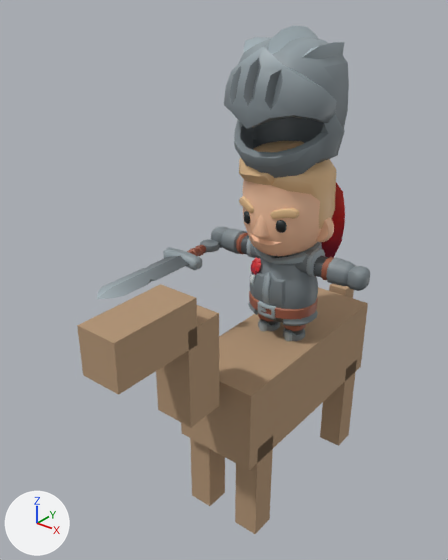
What one commit did to the glTF model csharp/Unciv.Godot/Packs/units/models/unit/Cavalry.glb.
Before and after are seen from a camera (50 mm lens) standing at (0.711, -1.112, 1.192) and looking at (-0.069, -0.138, 0.588). Every picture has the same lights, and +X, +Y and +Z are marked at lower left. The older version comes first. Where no turn or scale is listed for an object, it has been applied to the vertices. Vertices at exactly the same position are counted once.

In view in the first picture: '1H_Sword', 'HorseMesh', 'Knight_ArmLeft', 'Knight_ArmRight', 'Knight_Body', 'Knight_Cape', 'Knight_Head', 'Knight_Helmet', 'Knight_LegLeft', 'Knight_LegRight'.
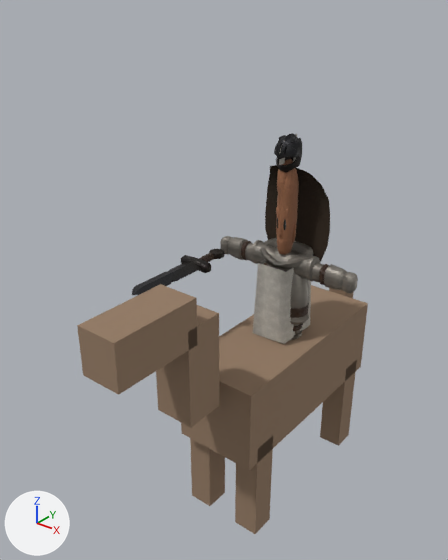
Patch to the scene script:
```diff
--- a/csharp/Unciv.Godot/Packs/units/models/unit/Cavalry.glb.py
+++ b/csharp/Unciv.Godot/Packs/units/models/unit/Cavalry.glb.py
@@ mat_horse @@
 mat_horse = principled_material('Horse')
-mat_horse.base_color = (0.45, 0.3, 0.18)  # beige #b39576
+mat_horse.base_color = (0.3, 0.2, 0.13)  # brown #957c65
 mat_horse.roughness = 1.0
@@ mat_teamcolor @@
 mat_teamcolor = bpy.data.materials.new('TeamColor')
-# nodes: BsdfPrincipled, OutputMaterial, TexImage
-# uses the picture img_knight_texture
+# nodes: BsdfPrincipled, Mix, NormalMap, OutputMaterial, TexImage x2, VertexColor
+# uses the picture img_image_10
+# uses the picture img_image_11
@@ mat_fur @@
+mat_fur = bpy.data.materials.new('Fur')
+# uses the picture img_image_8
+# uses the picture img_image_9
@@ mat_iron @@
+mat_iron = bpy.data.materials.new('Iron')
+# uses the picture img_image_4
+# uses the picture img_image_5
@@ mat_leather @@
+mat_leather = bpy.data.materials.new('Leather')
+# uses the picture img_image_6
+# uses the picture img_image_7
@@ mat_wool @@
+mat_wool = bpy.data.materials.new('Wool')
+# uses the picture img_image_12
+# uses the picture img_image_13
@@ mat_bronze @@
+mat_bronze = bpy.data.materials.new('Bronze')
+# uses the picture img_image_2
+# uses the picture img_image_3
@@ mat_dark @@
+mat_dark = bpy.data.materials.new('Dark')
+mat_dark.use_nodes = True; mat_dark.node_tree.nodes.clear()
+_N = mat_dark.node_tree.nodes; _L = mat_dark.node_tree.links
+n0 = _N.new('ShaderNodeBsdfPrincipled'); n0.name = 'Principled BSDF'
+n0.inputs[2].default_value = 0.45  # 'Roughness'
+n1 = _N.new('ShaderNodeOutputMaterial'); n1.name = 'Material Output'
+n2 = _N.new('ShaderNodeVertexColor'); n2.name = 'Color Attribute'
+_L.new(n0.outputs[0], n1.inputs[0])  # 'BSDF' to 'Surface'
+_L.new(n2.outputs[0], n0.inputs[0])  # 'Color' to 'Base Color'
@@ mat_skin @@
+mat_skin = bpy.data.materials.new('Skin')
+# uses the picture img_image_0
+# uses the picture img_image_1
@@ me_cube_11839 @@
 me_cube_11839.from_pydata(...)  # 160 vertices, 300 faces; spans x -0.25..0.25, y -0.07..0.07, z -0.37..1.41
 # used by ob_1h_sword; location = (-0.191, -0.095, 0.607); rotation_euler = (1.571, 0.0, 0.0), in degrees (90, 0, 0); scale = (0.216, 0.216, 0.216)
+# me_cube_11839 part 1: 80 faces spanning x -0.05..0.05, y -0.05..0.05, z -0.14..0.14 switch from mat_teamcolor (picture img_knight_texture) to mat_leather
+# me_cube_11839 part 2: 220 faces spanning x -0.25..0.25, y -0.07..0.07, z -0.37..1.41 switch from mat_teamcolor (picture img_knight_texture) to mat_iron
@@ me_cube_124 @@
 me_cube_124.from_pydata(...)  # 253 vertices, 480 faces; spans x -0.569..0.569, y -0.711..0.542, z -0.105..1.251
 # used by ob_knight_helmet; location = (0.0, 0.0, 0.839); scale = (0.216, 0.216, 0.216)
+# me_cube_124 part 3: 480 faces spanning x -0.569..0.569, y -0.711..0.542, z -0.105..1.251 switch from mat_teamcolor (picture img_knight_texture) to mat_iron
@@ me_plane_004 @@
 me_plane_004.from_pydata(...)  # 56 vertices, 84 faces; spans x -0.485..0.485, y 0.044..0.386, z -1.122..0.02
 # used by ob_knight_cape; location = (0.0, 0.0, 0.839); scale = (0.216, 0.216, 0.216)
+# me_plane_004 part 4: 84 faces spanning x -0.485..0.485, y 0.044..0.386, z -1.122..0.02 switch from mat_teamcolor (picture img_knight_texture) to mat_fur
@@ ob_knight_armleft @@
-ob_knight_armleft = bpy.data.objects.new('Knight_ArmLeft', me_cube_125)
@@ ob_knight_armright @@
-ob_knight_armright = bpy.data.objects.new('Knight_ArmRight', me_cube_126)
@@ ob_knight_body @@
-ob_knight_body = bpy.data.objects.new('Knight_Body', me_prototypepete_body_020)
@@ ob_knight_head @@
-ob_knight_head = bpy.data.objects.new('Knight_Head', me_prototypepete_head_001)
@@ ob_knight_legleft @@
-ob_knight_legleft = bpy.data.objects.new('Knight_LegLeft', me_cube_128)
@@ ob_knight_legright @@
-ob_knight_legright = bpy.data.objects.new('Knight_LegRight', me_cube_127)
@@ ob_1h_sword @@
 ob_1h_sword = bpy.data.objects.new('1H_Sword', me_cube_11839)
-ob_1h_sword.location = (-0.191, -0.095, 0.607)
+ob_1h_sword.location = (-0.17, -0.082, 0.591)
 ob_1h_sword.rotation_euler = (1.571, 0.0, 0.0)  # degrees (90, 0, 0)
-ob_1h_sword.scale = (0.216, 0.216, 0.216)
+ob_1h_sword.scale = (0.171, 0.171, 0.171)
@@ ob_knight_helmet @@
 ob_knight_helmet = bpy.data.objects.new('Knight_Helmet', me_cube_124)
-ob_knight_helmet.location = (0.0, 0.0, 0.839)
-ob_knight_helmet.scale = (0.216, 0.216, 0.216)
+ob_knight_helmet.location = (0.0, 0.0, 0.826)
+ob_knight_helmet.scale = (0.0502, 0.0542, 0.0583)
@@ ob_knight_cape @@
 ob_knight_cape = bpy.data.objects.new('Knight_Cape', me_plane_004)
-ob_knight_cape.location = (0.0, 0.0, 0.839)
-ob_knight_cape.scale = (0.216, 0.216, 0.216)
+ob_knight_cape.location = (0.0, 0.0, 0.822)
+ob_knight_cape.scale = (0.181, 0.121, 0.201)
@@ ob_warrior @@
+ob_warrior = bpy.data.objects.new('Warrior', me_mesh_skinned)  # 2453 vertices, 4564 faces; spans x -0.184..0.184, y -0.06..0.059, z 0.0..0.514
+ob_warrior.location = (0.0, 0.0, 0.38)
```

Pixel boxes (x1, y1, x2, y2) of what changed, in the pictures (448 x 560 px):
'HorseMesh', recoloured (beige to brown)
    both: (77, 284, 368, 534)
'Knight_Helmet', surface changed, moved, rescaled (77% narrower, 74% shorter)
    before: (224, 26, 349, 178)
    after: (274, 133, 302, 172)
'Warrior', added
    after: (220, 134, 358, 344)
'Knight_Head', deleted (beige)
    before: (239, 141, 337, 256)
'Knight_Body', deleted
    before: (248, 242, 322, 326)
'Knight_Cape', surface changed, moved, rescaled
    before: (321, 183, 345, 258)
    after: (265, 165, 330, 263)
'1H_Sword', surface changed, moved, rescaled (24% narrower, 23% shorter)
    before: (97, 239, 220, 299)
    after: (132, 249, 225, 295)
'Knight_ArmLeft', deleted
    before: (289, 248, 370, 291)
'Knight_ArmRight', deleted
    before: (211, 227, 260, 258)
'Knight_LegLeft', deleted
    before: (283, 324, 306, 341)
'Knight_LegRight', deleted
    before: (258, 313, 280, 331)
part 1 of me_cube_11839, recoloured
    before: (187, 245, 206, 256)
    after: (199, 253, 214, 262)
part 2 of me_cube_11839, recoloured
    before: (100, 239, 220, 298)
    after: (132, 249, 225, 295)
